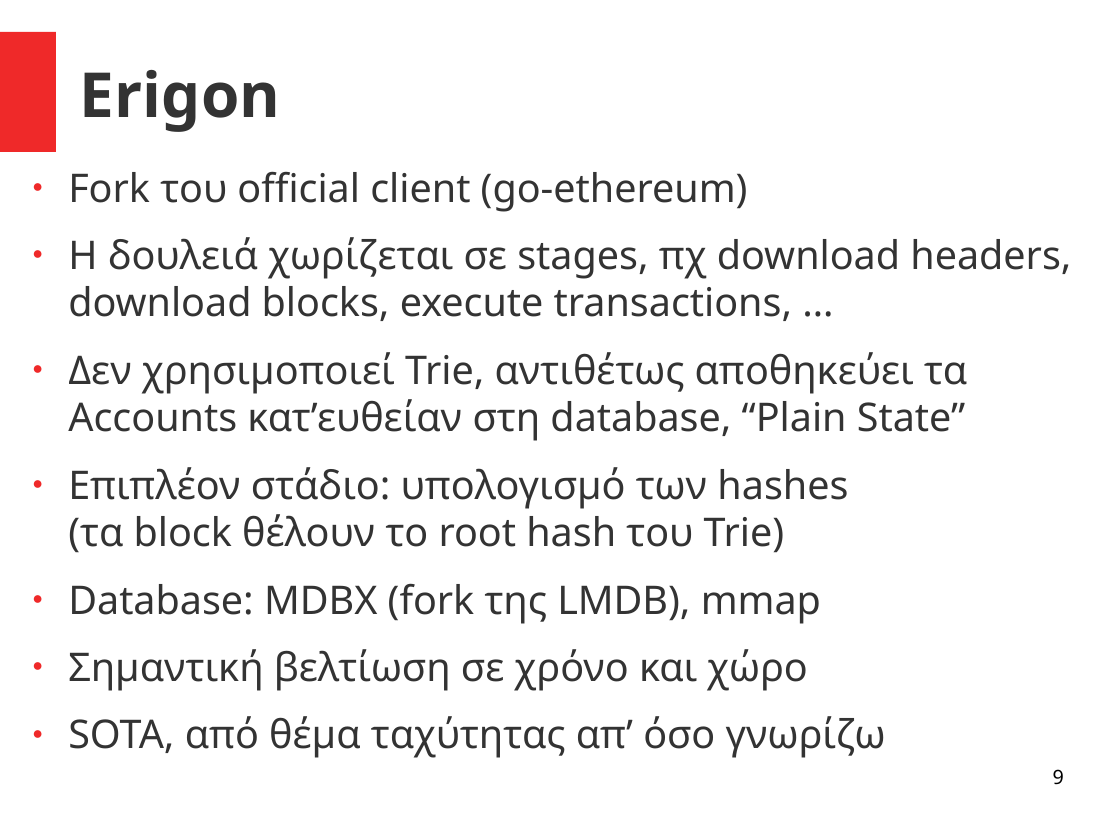
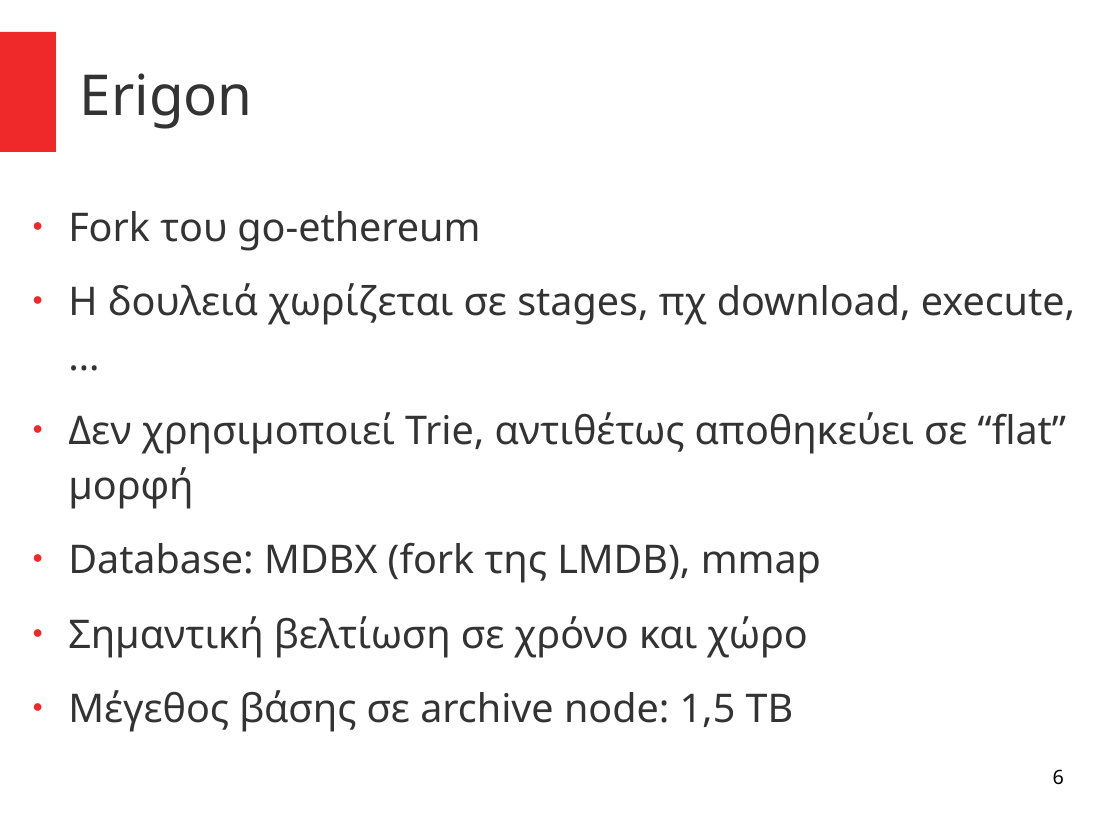
Before and after one commit to el15066/Diplomatiki, a slide deck: slide 6 of main/Presentation.odp (slide 9 before the commit). Drawn at 1120x840 pixels with LibreOffice and Linux fonts; fonts in the diff are those of the drawing. Boxes give left, top, right and bottom in pixels: in the first picture for what was removed or moved away, otherwise in the second. Text is boxed around its words. In the diff, an @@ line names an element or a change of style, - is before the commit and + after.

```diff
--- a/main/Presentation.odp
+++ b/main/Presentation.odp
@@ title "Erigon" at (80, 73, 253, 129): size 44 to 40 pt, bold off @@
@@ text "Fork του go-ethereum": place and size @@
-text "Fork του go-ethereum" at (68, 171, 1071, 758)
+text "Fork του go-ethereum" at (68, 211, 1075, 732)
@@ text at (68, 211, 1075, 509): text changed @@
-● Fork του official client (go-ethereum)
-● Η δουλειά χωρίζεται σε stages, πχ download headers, download blocks, execute transactions, …
-● Δεν χρησιμοποιεί Trie, αντιθέτως αποθηκεύει τα Accounts κατ’ευθείαν στη database, “Plain State”
-● Επιπλέον στάδιο: υπολογισμό των hashes
-  (τα block θέλουν το root hash του Trie)
+● Fork του go-ethereum
+● Η δουλειά χωρίζεται σε stages, πχ download, execute, …
+● Δεν χρησιμοποιεί Trie, αντιθέτως αποθηκεύει σε “flat” μορφή
@@ text at (68, 542, 821, 658): line spacing 1 to 1.15 @@
@@ text at (68, 690, 794, 732): text changed @@
-● SOTA, από θέμα ταχύτητας απ’ όσο γνωρίζω
+● Μέγεθος βάσης σε archive node: 1,5 TB
@@ page number at (1053, 769, 1064, 785): text changed @@
-9
+6
```
Also in this commit, not shown: 16 other slides changed, 5 slides added, 19 slides removed, 1 other file.
